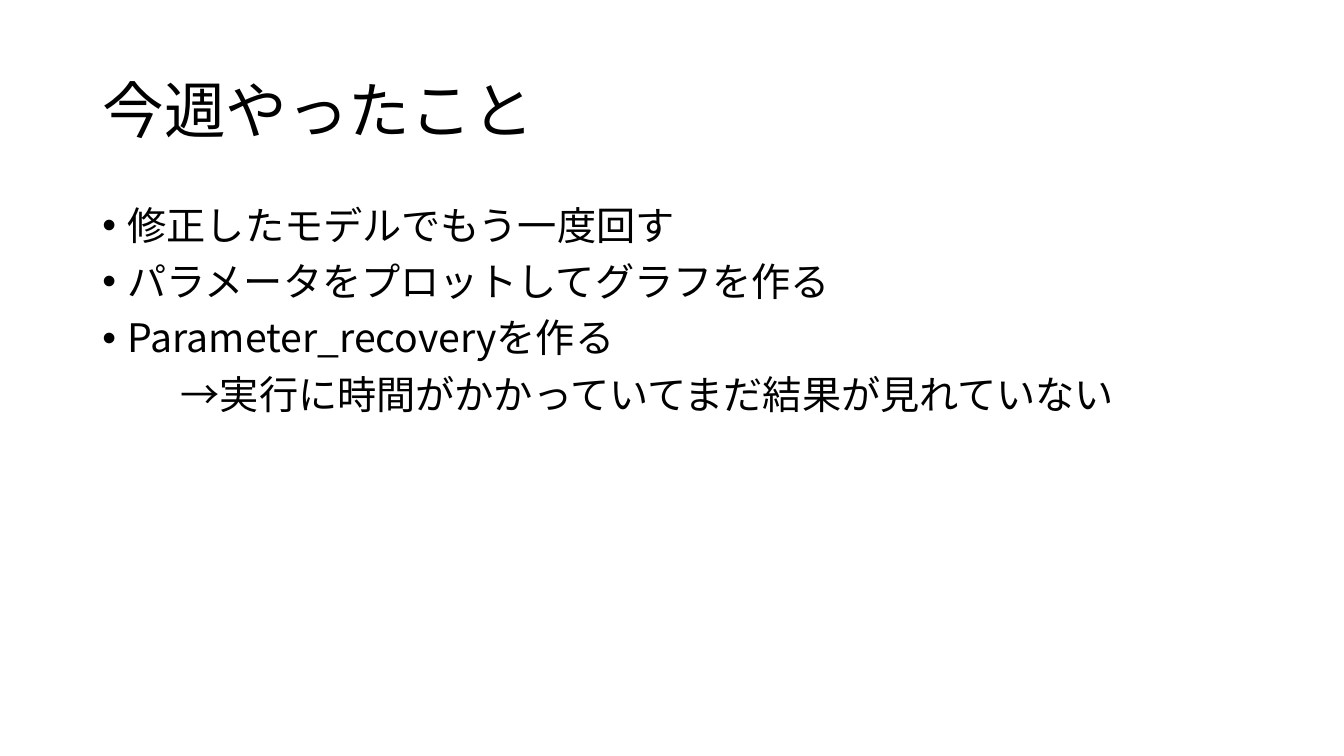
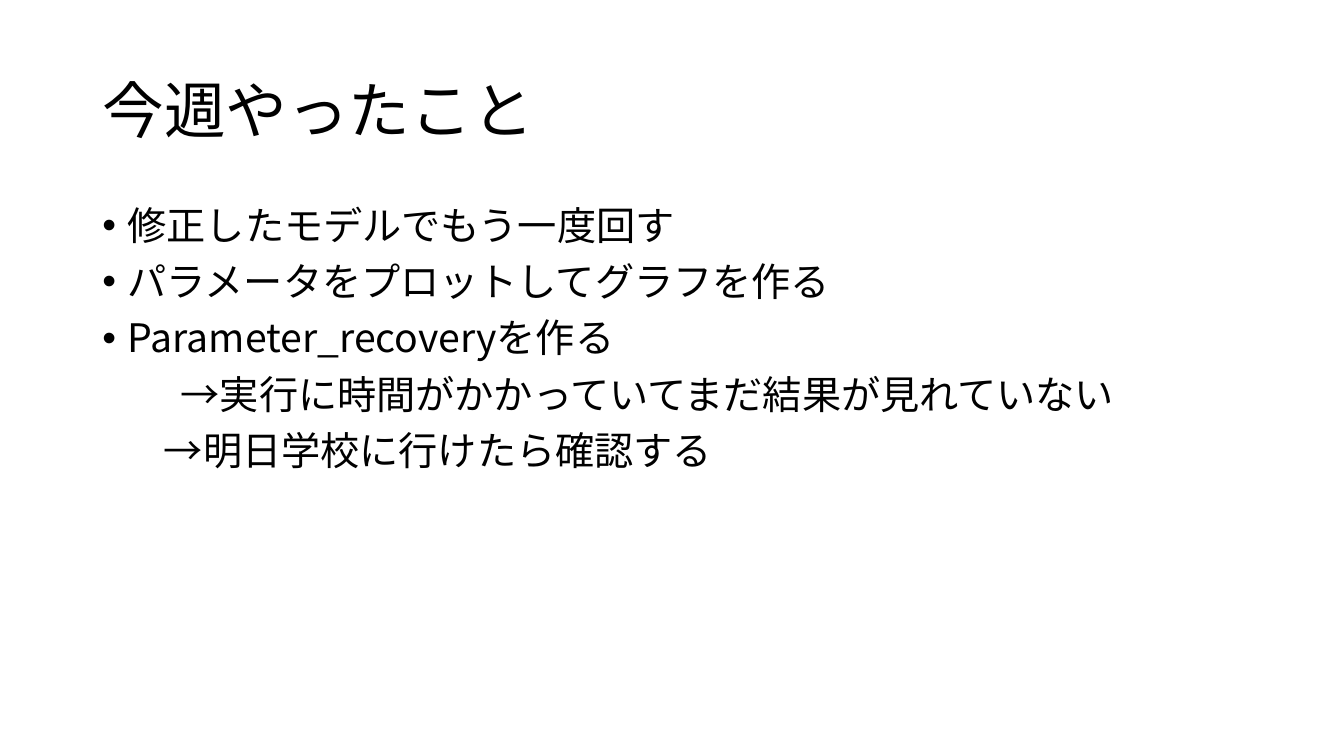
Before and after one commit to Mayu925/lab, a slide deck: slide 2 of ゼミ0720.pptx. Drawn at 1344x756 pixels with LibreOffice and Linux fonts; fonts in the diff are those of the drawing. Boxes give left, top, right and bottom in pixels: in the first picture for what was removed or moved away, otherwise in the second. Text is boxed around its words. In the diff, an @@ line names an element or a change of style, - is before the commit and + after.

```diff
--- a/ゼミ0720.pptx
+++ b/ゼミ0720.pptx
@@ text at (164,432,712,469): paragraph added @@
+→明日学校に行けたら確認する
```
Also in this commit, not shown: 1 other slide changed, 10 other files.
